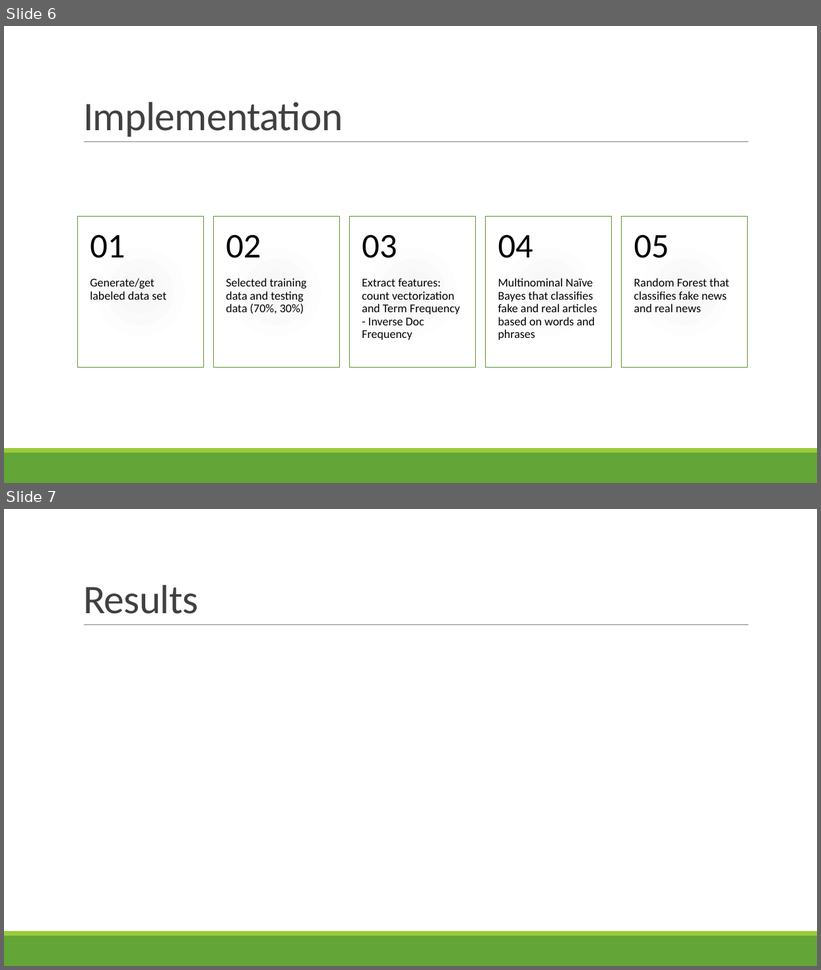
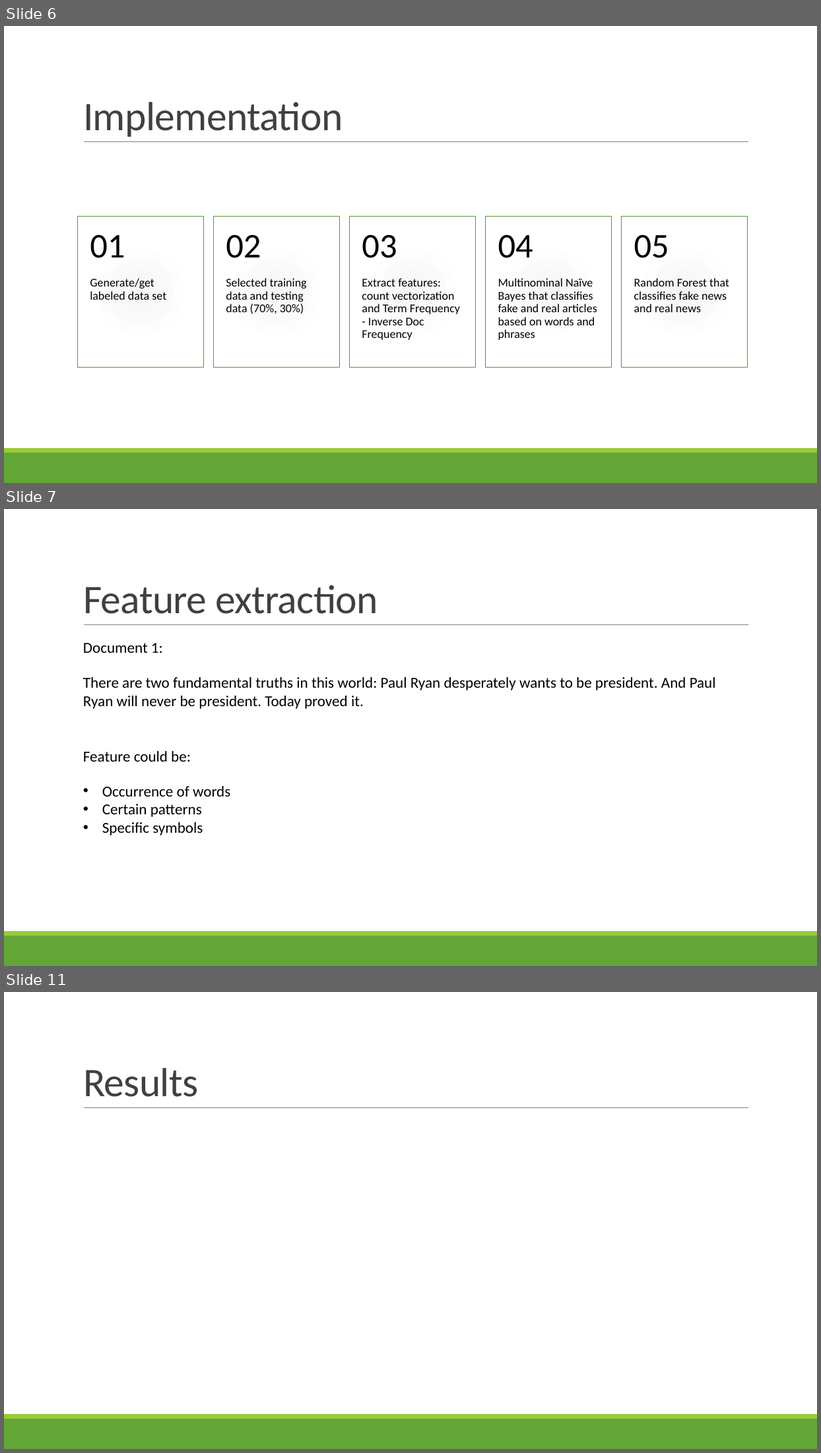
Before and after one commit to LinghanX/Project_Veritas, a slide deck: presentations/FakeNews_Final.pptx. Shown one above the other, each under a label of ours: slides 6 and 7 before the commit, slides 6, 7 and 11 after it; the slides between them are not shown. The pictures are 821x970 and 821x1453 pixels, drawn with LibreOffice and Linux fonts; fonts in the diff are those of the drawing. Boxes give left, top, right and bottom in pixels: in the first picture for what was removed or moved away, otherwise in the second. Text is boxed around its words. In the diff, an @@ line names an element or a change of style, - is before the commit and + after.

Commit message:
add feature extraction part

```diff
--- a/presentations/FakeNews_Final.pptx
+++ b/presentations/FakeNews_Final.pptx
@@ slide 7 added at (4, 509, 817, 966), background #FFFFFF; not listed: 3 template elements that a slide beside it also shows @@
@@ title added at (83, 585, 378, 614), 48 pt, text #404040 @@
+Feature extraction
@@ text added at (83, 643, 163, 653), 18 pt, text #000000 @@
+Document 1:
@@ text added at (83, 677, 716, 709), 18 pt, text #000000 @@
+There are two fundamental truths in this world: Paul Ryan desperately wants to be president. And Paul Ryan will never be president. Today proved it.
@@ text added at (83, 751, 191, 762), 18 pt, text #000000 @@
+Feature could be:
@@ text added at (102, 786, 230, 836), 18 pt, text #000000 @@
+• Occurrence of words
+• Certain patterns
+• Specific symbols
@@ what was slide 7 is now slide 11 @@
```
Also in this commit, not shown: 3 other slides added.
